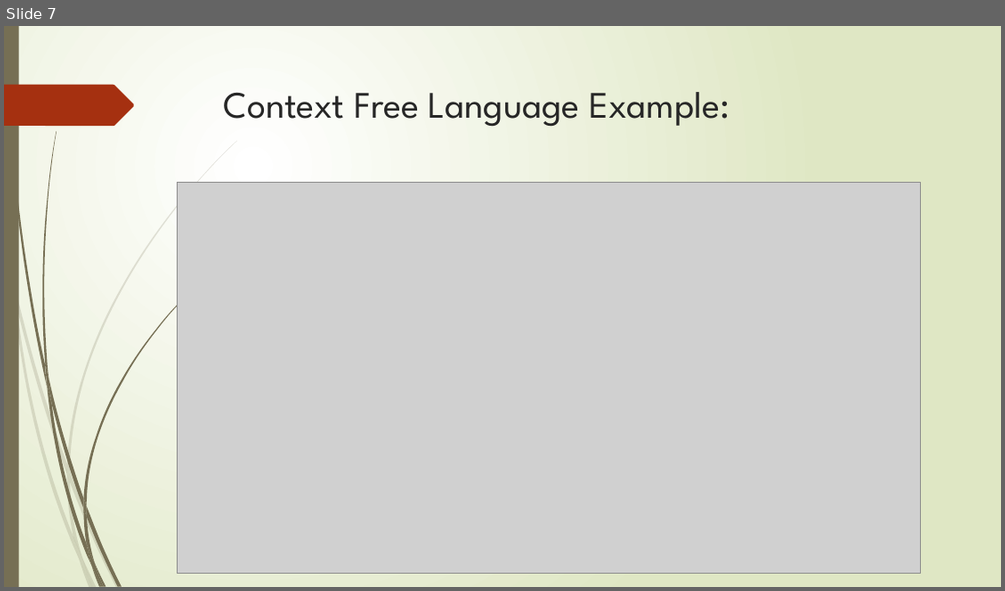
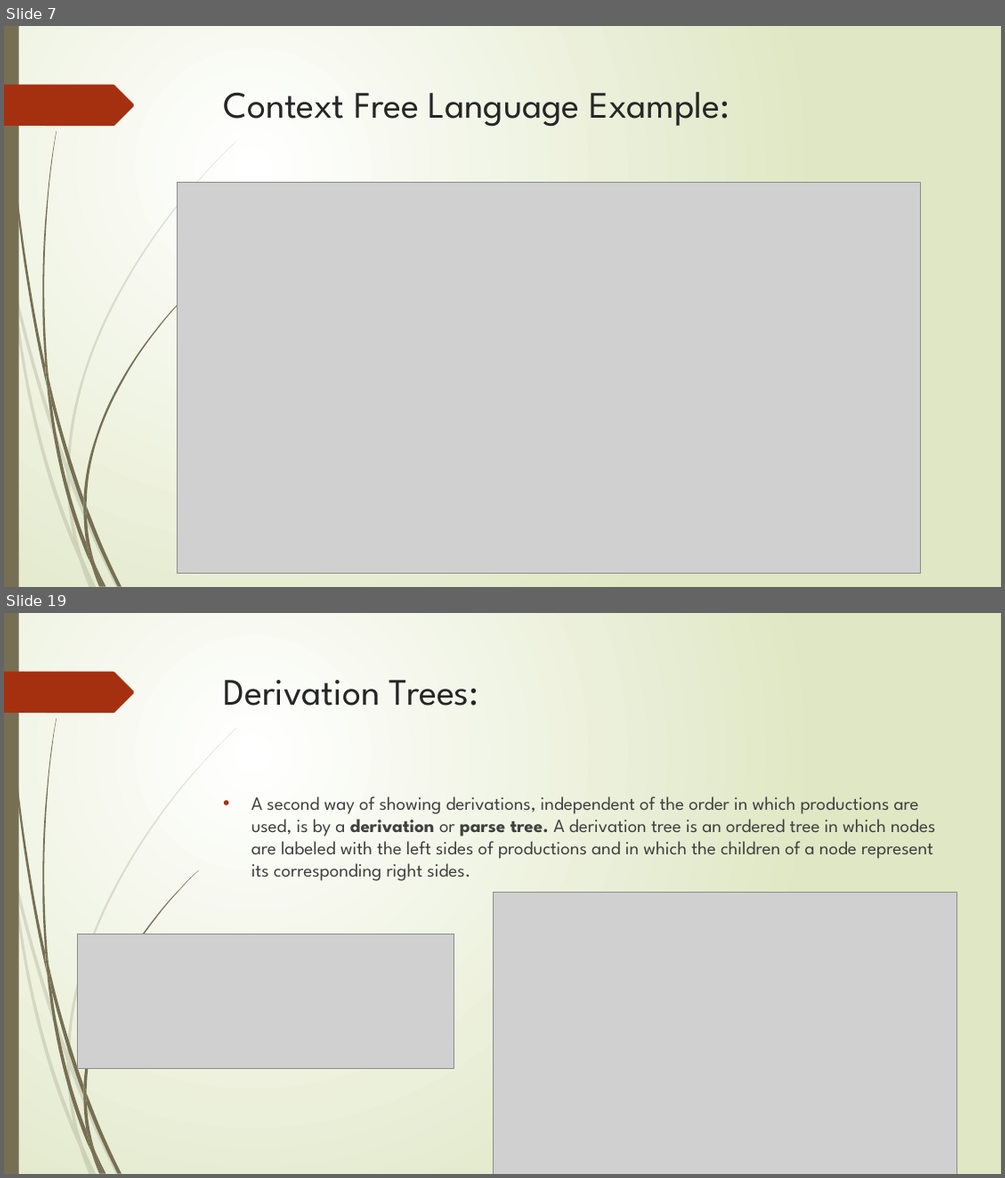
Before and after one commit to Federal-Urdu-University/Theory-of-Automata, a slide deck: Chap-3.pptx. Shown one above the other, each under a label of ours: slide 7 before the commit, slides 7 and 19 after it; the slides between them are not shown. The pictures are 1005x591 and 1005x1178 pixels, drawn with LibreOffice and Linux fonts; fonts in the diff are those of the drawing; grey boxes stand for pictures. Boxes give left, top, right and bottom in pixels: in the first picture for what was removed or moved away, otherwise in the second. Text is boxed around its words. In the diff, an @@ line names an element or a change of style, - is before the commit and + after.

```diff
--- a/Chap-3.pptx
+++ b/Chap-3.pptx
@@ slide 19 added at (x1=4, y1=613, x2=1001, y2=1174), background gradient #FFFFFF to #DFE8C4; not listed: 24 template elements that a slide beside it also shows @@
@@ title added at (x1=224, y1=680, x2=479, y2=706), 36 pt, text #262626 @@
+Derivation Trees:
@@ text added at (x1=251, y1=796, x2=935, y2=881), 18 pt, text #404040 @@
+• A second way of showing derivations, independent of the order in which productions are used, is by a derivation or parse tree. A derivation tree is an ordered tree in which nodes are labeled with the left sides of productions and in which the children of a node represent its corresponding right sides.
@@ picture added at (x1=493, y1=892, x2=957, y2=1174) @@
@@ picture added at (x1=77, y1=933, x2=454, y2=1068) @@
```
Also in this commit, not shown: 3 slides changed, 8 other slides added.
